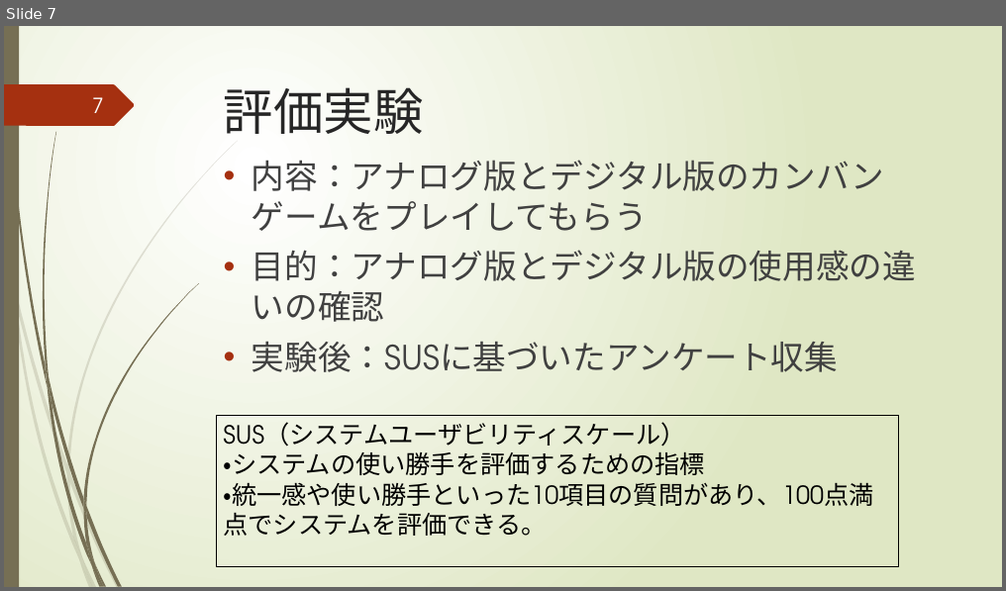
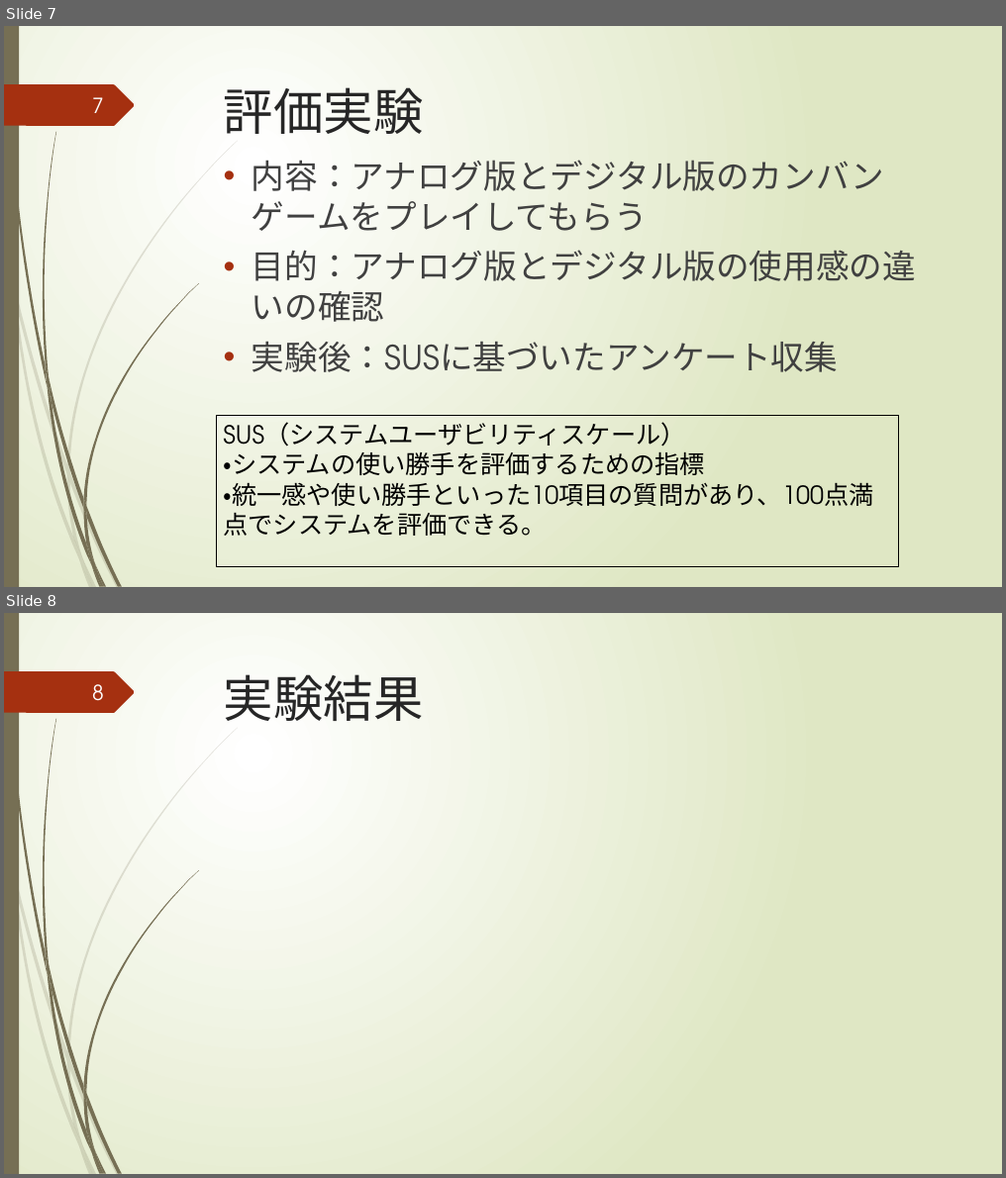
Before and after one commit to igakilab/sotuken_maeda, a slide deck: 卒研発表.pptx. Shown one above the other, each under a label of ours: slide 7 before the commit, slides 7 and 8 after it. The pictures are 1006x591 and 1006x1178 pixels, drawn with LibreOffice and Linux fonts; fonts in the diff are those of the drawing. Boxes give left, top, right and bottom in pixels: in the first picture for what was removed or moved away, otherwise in the second. Text is boxed around its words. In the diff, an @@ line names an element or a change of style, - is before the commit and + after.

```diff
--- a/卒研発表.pptx
+++ b/卒研発表.pptx
@@ slide 8 added at box(4, 613, 1002, 1174), background gradient #FFFFFF to #DFE8C4; not listed: 24 template elements that a slide beside it also shows @@
@@ page number added at box(92, 684, 104, 701), 20 pt, text #FEFFFF @@
+8
@@ title added at box(224, 674, 424, 721), 48 pt, text #262626 @@
+実験結果
```
Also in this commit, not shown: 2 slides changed, 1 other slide added.
